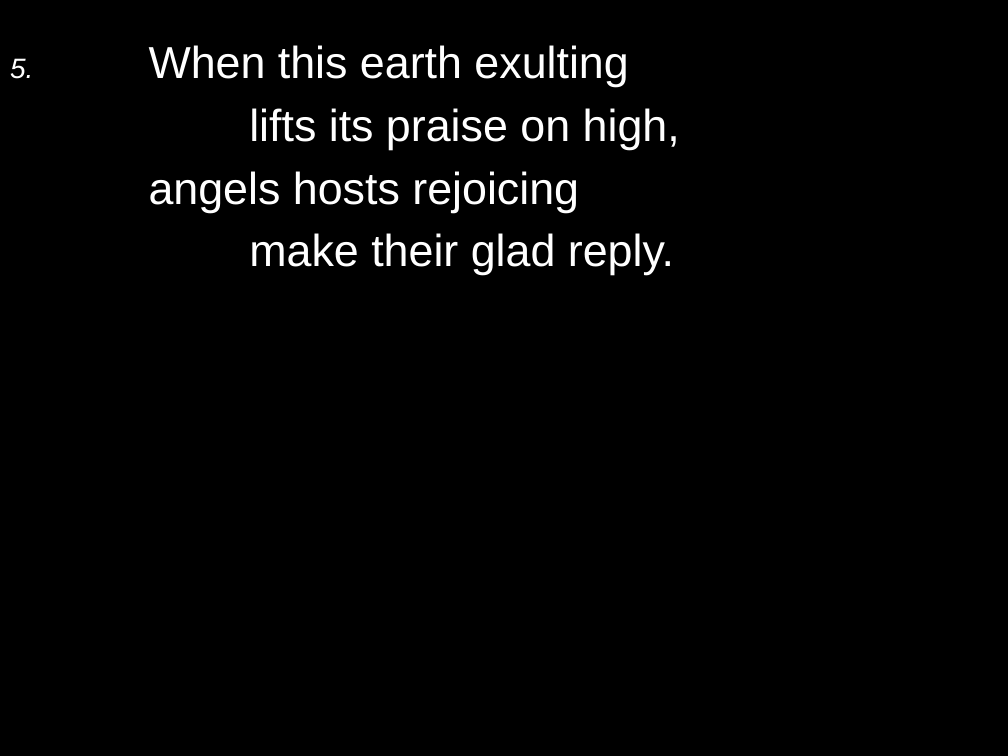
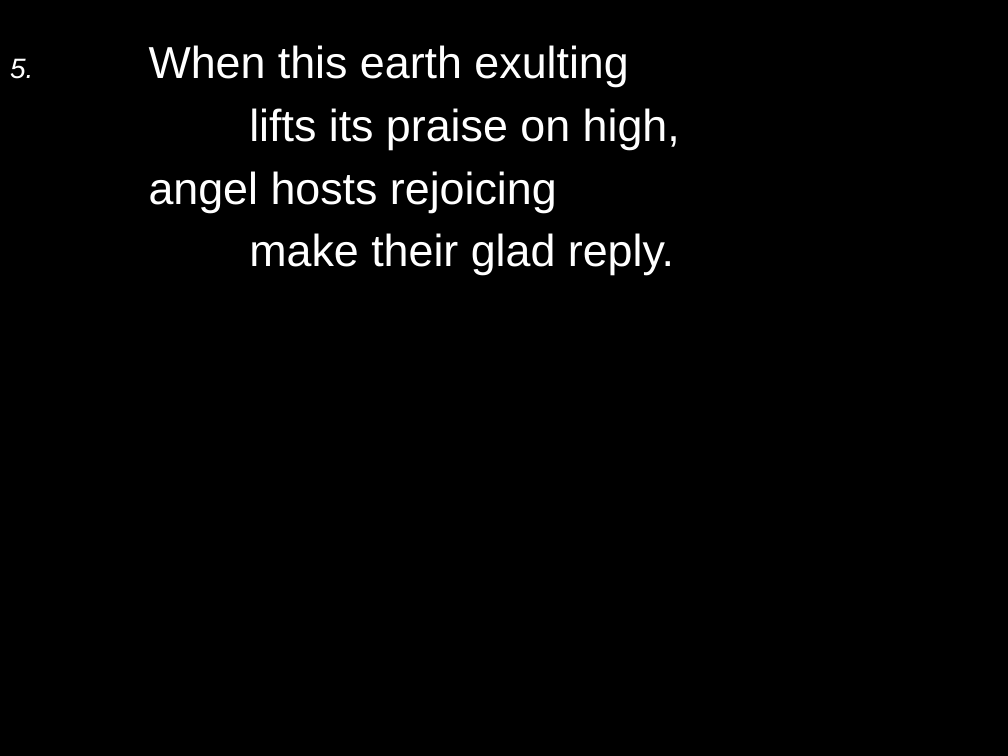
Before and after one commit to rcnzhymnal/singrcnz.github.io, a slide deck: slide 5 of slides/278 - Glory be to Jesus.pptx. Drawn at 1008x756 pixels with LibreOffice and Linux fonts; fonts in the diff are those of the drawing. Boxes give left, top, right and bottom in pixels: in the first picture for what was removed or moved away, otherwise in the second. Text is boxed around its words. In the diff, an @@ line names an element or a change of style, - is before the commit and + after.

```diff
--- a/slides/278 - Glory be to Jesus.pptx
+++ b/slides/278 - Glory be to Jesus.pptx
@@ text at box(149, 171, 557, 212): text changed @@
-angels hosts rejoicing
+angel hosts rejoicing
```
Also in this commit, not shown: 5 other files.
